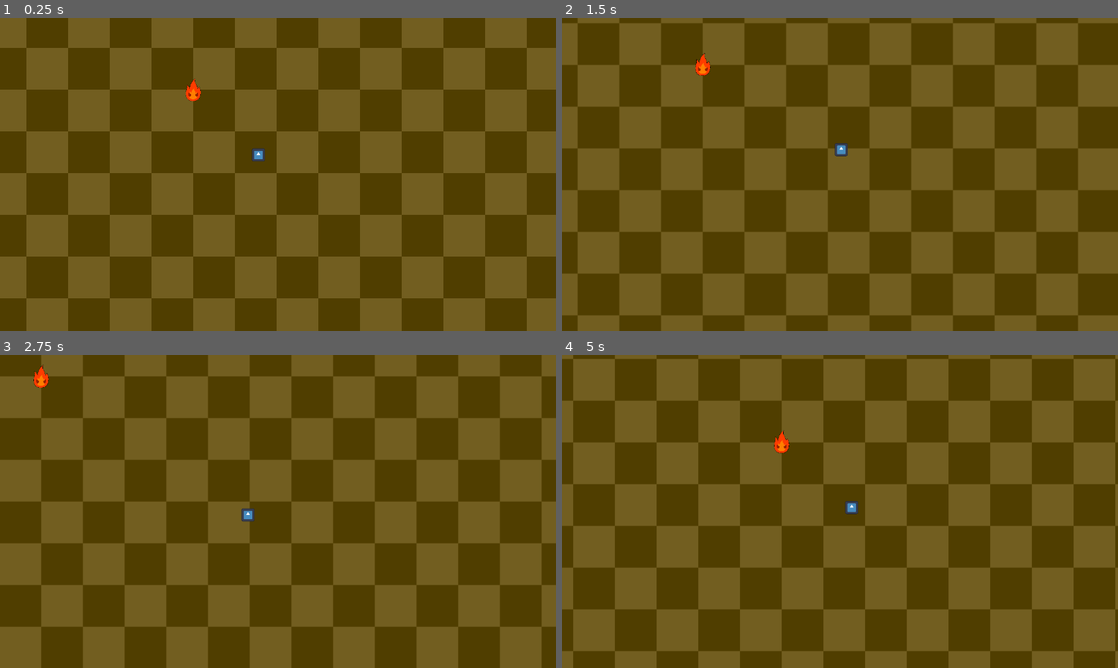
Above: before the commit, frames 1-4 (two rows, left to right).
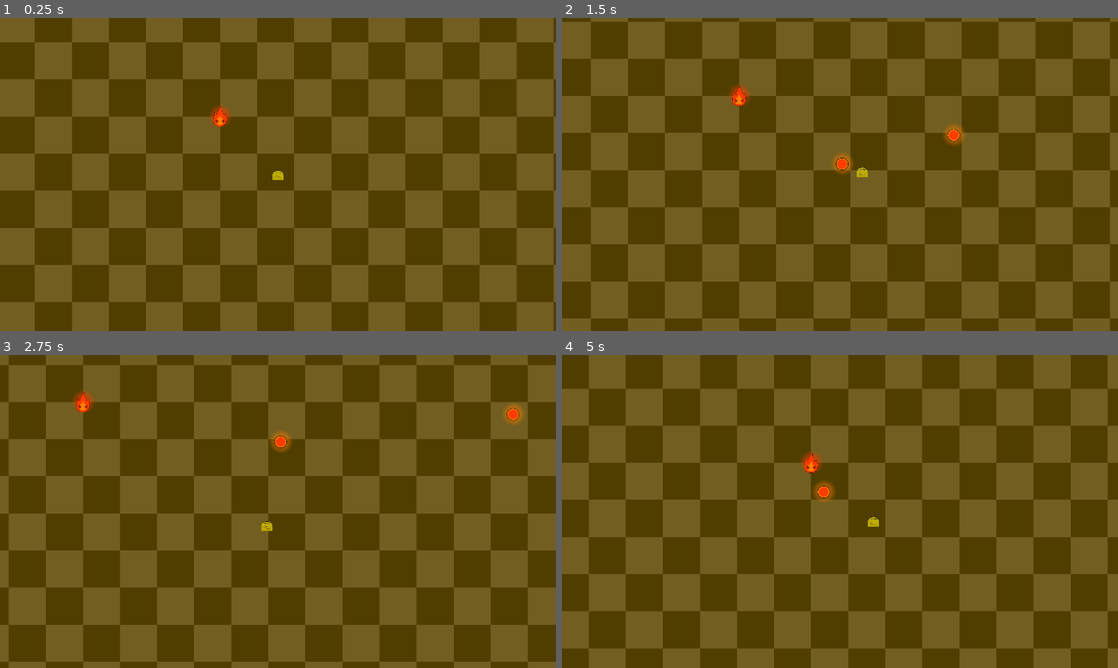
Above: after the commit, the same moments.

Repository: ICICLE-Studios/Soul-of-Nature
Game: Godot game, scene res://scenes/level.tscn
Two runs of this game, one before a commit and one after it. Both use one fixed random seed, a clock stepped at 60 frames per second and the inputs below. The engine's default icon, where the game draws it, is replaced by a stand-in: a white triangle on a blue panel in a dark square.
Inputs (mouse positions are in pixels of both pictures, inside the frame that each line leads up to):
- Up to frame 1 (0.25 s): no input
- Up to frame 2 (1.5 s): tap Enter at 0.5 s; move the mouse to (962, 158) at 0.52 s; hold Right (ui_right) 0.53-1.28 s; click (962, 158) at 0.6 s; move the mouse to (728, 190) at 1.27 s; hold Down (ui_down) from 1.28 s (still down); click (728, 190) at 1.35 s
- Up to frame 3 (2.75 s): move the mouse to (333, 442) at 2.02 s; release Down (ui_down) at 2.03 s; hold Right (ui_right) from 2.03 s (still down); click (333, 442) at 2.1 s
- Up to frame 4 (5 s): move the mouse to (812, 574) at 2.77 s; release Right (ui_right) at 2.78 s; hold Up (ui_up) 2.78-3.53 s; click (812, 574) at 2.85 s; move the mouse to (1006, 558) at 3.52 s; hold Left (ui_left) from 3.53 s (still down); click (1006, 558) at 3.6 s; move the mouse to (673, 464) at 4.27 s; click (673, 464) at 4.35 s

The runs differ from the first frame. In frame 1, 50% of the frame differs, in the area x 0-100%, y 0-100%; in frame 2, 48%; in frame 3, 48%; in frame 4, 50%.

Commit message:
Player Fireball attack
- Set default window size to a maximized 1920x1080
- Added an "attack" input map action
- Simplified PlayerCamera logic
- Increased Enemy chase area size
- Removed extra points from NavigationRegion2D
- Added placeholder Player sprite

Diff:
--- a/project.godot
+++ b/project.godot
@@ -17,8 +17,9 @@
 
 [display]
 
-window/size/viewport_width=1280
-window/size/viewport_height=720
+window/size/viewport_width=1920
+window/size/viewport_height=1080
+window/size/mode=2
 window/stretch/mode="viewport"
 
 [input]
@@ -55,6 +56,12 @@
 , Object(InputEventKey,"resource_local_to_scene":false,"resource_name":"","device":0,"window_id":0,"alt_pressed":false,"shift_pressed":false,"ctrl_pressed":false,"meta_pressed":false,"pressed":false,"keycode":0,"physical_keycode":83,"key_label":0,"unicode":0,"echo":false,"script":null)
 ]
 }
+attack={
+"deadzone": 0.5,
+"events": [Object(InputEventMouseButton,"resource_local_to_scene":false,"resource_name":"","device":-1,"window_id":0,"alt_pressed":false,"shift_pressed":false,"ctrl_pressed":false,"meta_pressed":false,"button_mask":0,"position":Vector2(0, 0),"global_position":Vector2(0, 0),"factor":1.0,"button_index":1,"canceled":false,"pressed":false,"double_click":false,"script":null)
+, Object(InputEventJoypadButton,"resource_local_to_scene":false,"resource_name":"","device":-1,"button_index":0,"pressure":0.0,"pressed":false,"script":null)
+]
+}
 
 [layer_names]
 
--- /dev/null
+++ b/scenes/attacks/player_fireball.tscn
@@ -0,0 +1,30 @@
+[gd_scene load_steps=5 format=3 uid="uid://bnwknvhvcr7u8"]
+
+[ext_resource type="Script" path="res://scripts/attacks/player_fireball.gd" id="1_owery"]
+[ext_resource type="Texture2D" uid="uid://brjq2uai8afjx" path="res://sprites/circle_gradient.png" id="2_ogl8h"]
+[ext_resource type="Texture2D" uid="uid://dq4ucpirj5oa1" path="res://sprites/attacks/placeholder_fireball.png" id="3_j31ft"]
+
+[sub_resource type="CircleShape2D" id="CircleShape2D_wvlly"]
+
+[node name="PlayerFireball" type="Area2D"]
+input_pickable = false
+script = ExtResource("1_owery")
+
+[node name="CollisionShape2D" type="CollisionShape2D" parent="."]
+shape = SubResource("CircleShape2D_wvlly")
+
+[node name="Gradient" type="Sprite2D" parent="."]
+modulate = Color(0.996094, 0.496094, 0, 1)
+scale = Vector2(0.185, 0.185)
+texture = ExtResource("2_ogl8h")
+
+[node name="Sprite" type="Sprite2D" parent="."]
+scale = Vector2(0.185, 0.185)
+texture = ExtResource("3_j31ft")
+
+[node name="DestroyTimer" type="Timer" parent="."]
+wait_time = 5.0
+one_shot = true
+autostart = true
+
+[connection signal="timeout" from="DestroyTimer" to="." method="_on_destroy_timer_timeout"]
--- a/scenes/level.tscn
+++ b/scenes/level.tscn
@@ -1,16 +1,17 @@
-[gd_scene load_steps=12 format=3 uid="uid://brxejphnlvkkt"]
+[gd_scene load_steps=13 format=3 uid="uid://brxejphnlvkkt"]
 
 [ext_resource type="Script" path="res://scripts/player_camera.gd" id="1_2wegk"]
 [ext_resource type="Texture2D" uid="uid://bghesvkb3fcbr" path="res://sprites/map/placeholder_ground.png" id="2_317b5"]
-[ext_resource type="Texture2D" uid="uid://b3ccojcrg4i4i" path="res://icon.svg" id="2_q725h"]
 [ext_resource type="Script" path="res://scripts/player_controller.gd" id="2_vpdyx"]
+[ext_resource type="Texture2D" uid="uid://dk8tcivkhqlfb" path="res://sprites/placeholder_player.png" id="3_p1ke0"]
 [ext_resource type="Script" path="res://scripts/enemies/enemy_controller.gd" id="4_k6ifc"]
 [ext_resource type="Texture2D" uid="uid://der7jld5necin" path="res://sprites/enemies/placeholder_fire_enemy.png" id="5_c8hpm"]
+[ext_resource type="Texture2D" uid="uid://brjq2uai8afjx" path="res://sprites/circle_gradient.png" id="7_rm8mu"]
 
 [sub_resource type="NavigationPolygon" id="NavigationPolygon_5vf1p"]
-vertices = PackedVector2Array(117, -257, 256, -254, 257, 23, 255, 257, -258, 256, -256, -53, -45, -257, -257, -256)
-polygons = Array[PackedInt32Array]([PackedInt32Array(0, 1, 2, 3, 4, 5, 6), PackedInt32Array(6, 5, 7)])
-outlines = Array[PackedVector2Array]([PackedVector2Array(-45, -257, -257, -256, -256, -53, -258, 256, 255, 257, 257, 23, 256, -254, 117, -257)])
+vertices = PackedVector2Array(256, -256, 256, 256, -256, 256, -256, -256)
+polygons = Array[PackedInt32Array]([PackedInt32Array(0, 1, 2, 3)])
+outlines = Array[PackedVector2Array]([PackedVector2Array(-256, -256, -256, 256, 256, 256, 256, -256)])
 
 [sub_resource type="CircleShape2D" id="CircleShape2D_yy7ra"]
 
@@ -19,7 +20,7 @@
 [sub_resource type="CircleShape2D" id="CircleShape2D_kmxbj"]
 
 [sub_resource type="CircleShape2D" id="CircleShape2D_0wwgh"]
-radius = 79.0
+radius = 128.0
 
 [node name="Level" type="Node2D"]
 
@@ -47,9 +48,9 @@
 [node name="CollisionShape2D" type="CollisionShape2D" parent="Player"]
 shape = SubResource("CircleShape2D_yy7ra")
 
-[node name="Sprite2D" type="Sprite2D" parent="Player"]
+[node name="Sprite" type="Sprite2D" parent="Player"]
 scale = Vector2(-0.155, 0.155)
-texture = ExtResource("2_q725h")
+texture = ExtResource("3_p1ke0")
 
 [node name="Area2D" type="Area2D" parent="Player"]
 collision_mask = 0
@@ -63,10 +64,6 @@
 wall_min_slide_angle = 0.0
 script = ExtResource("4_k6ifc")
 player = NodePath("../Player")
-
-[node name="Sprite2D" type="Sprite2D" parent="Enemy"]
-scale = Vector2(0.085815, 0.085815)
-texture = ExtResource("5_c8hpm")
 
 [node name="CollisionShape2D" type="CollisionShape2D" parent="Enemy"]
 scale = Vector2(1.84, 1.84)
@@ -89,8 +86,20 @@
 shape = SubResource("CircleShape2D_0wwgh")
 debug_color = Color(0.823529, 0, 0, 0.419608)
 
+[node name="Gradient" type="Sprite2D" parent="Enemy"]
+modulate = Color(0.996094, 0.234375, 0, 1)
+scale = Vector2(0.185, 0.185)
+texture = ExtResource("7_rm8mu")
+
+[node name="Sprite" type="Sprite2D" parent="Enemy"]
+scale = Vector2(0.085815, 0.085815)
+texture = ExtResource("5_c8hpm")
+
+[node name="Attacks" type="Node2D" parent="."]
+unique_name_in_owner = true
+
 [node name="PlayerCamera" type="Camera2D" parent="."]
-zoom = Vector2(1.5, 1.5)
+zoom = Vector2(2, 2)
 script = ExtResource("1_2wegk")
 
 [connection signal="timeout" from="Enemy/Navigation/Timer" to="Enemy" method="_on_timer_timeout"]
--- /dev/null
+++ b/scripts/attacks/player_fireball.gd
@@ -0,0 +1,22 @@
+class_name PlayerFireball
+extends Area2D
+
+
+const SPEED = 300.0
+
+var motion_direction : Vector2
+
+
+func _ready():
+	motion_direction = get_local_mouse_position().normalized()
+
+	if motion_direction.is_zero_approx():
+		motion_direction = Vector2(1.0, 0.0)
+
+
+func _physics_process(delta):
+	position += motion_direction * SPEED * delta
+
+
+func _on_destroy_timer_timeout():
+	queue_free()
--- a/scripts/player_camera.gd
+++ b/scripts/player_camera.gd
@@ -3,23 +3,10 @@
 ## Handles the main camera's movement.
 
 
-const mouse_look_range = 100.0
+const MOUSE_LOOK_RANGE = 0.2
 
 @onready var player = %Player
 
 
 func _physics_process(delta):
-	var player_position = player.position
-	var mouse_position = get_viewport().get_mouse_position()
-	var window_size = get_viewport().size
-
-	var normalized_mouse_position_x = (float(mouse_position.x) - float(window_size.x / 2)) / float(window_size.x)
-	var normalized_mouse_position_y = (float(mouse_position.y) - float(window_size.y / 2)) / float(window_size.y)
-
-	var mouse_look = Vector2(
-			normalized_mouse_position_x * mouse_look_range,
-			normalized_mouse_position_y * mouse_look_range)
-
-	var target_camera_position = player_position + mouse_look
-
-	position = target_camera_position
+	position = player.position + get_local_mouse_position() * MOUSE_LOOK_RANGE
--- a/scripts/player_controller.gd
+++ b/scripts/player_controller.gd
@@ -1,6 +1,17 @@
 extends CharacterBody2D
 
+
 const SPEED = 150.0
+
+@onready var attack_group = %Attacks
+
+var player_fireball_scene = preload("res://scenes/attacks/player_fireball.tscn")
+
+
+func _process(delta):
+	if Input.is_action_just_pressed("attack"):
+		attack()
+
 
 func _physics_process(_delta):
 	var horizontalInput = Input.get_axis("ui_left", "ui_right")
@@ -17,3 +28,9 @@
 		velocity.y = move_toward(velocity.y, 0, SPEED)
 
 	move_and_slide()
+
+
+func attack():
+	var fireball_instance = player_fireball_scene.instantiate()
+	fireball_instance.position = position
+	attack_group.add_child(fireball_instance)
Binary file added: sprites/attacks/placeholder_fireball.png
Not shown, added: sprites/attacks/placeholder_fireball.png.import
Binary file added: sprites/circle_gradient.png
Not shown, added: sprites/circle_gradient.png.import
Binary file added: sprites/placeholder_player.png
Not shown, added: sprites/placeholder_player.png.import
